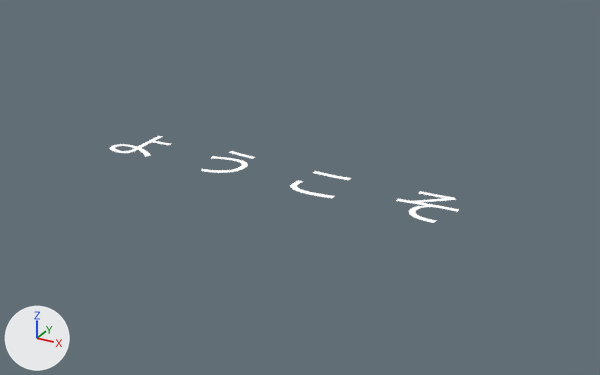
What one commit did to the Blender file rendermarker.welcome%ja.blend.
Before and after are seen from a 50 mm lens placed at (6.75, -12.44, 5.56), pointed at (0.42, -0.92, -0.2). The lights are fixed; the arrows at lower left show +X, +Y and +Z. Text is drawn in Blender's own font.

In view in the first picture: 'Text.058'.
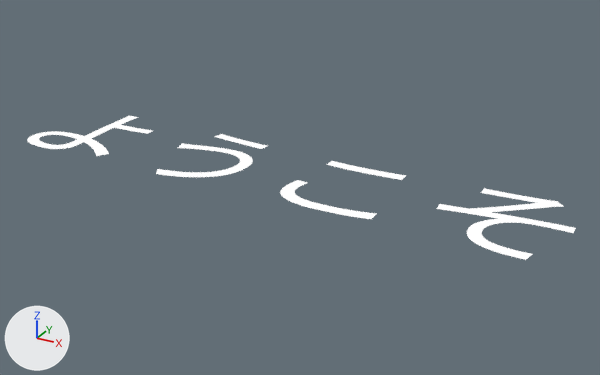
Location of each change, (x1, y1, x2, y2) in pixels of the pictures (600 x 375 px):
'Text.058', reshaped (57% wider, 65% taller)
    before: (110, 136, 459, 223)
    after: (27, 116, 576, 260)

Edits to the bpy script that builds the scene:
```text
Change txt_text_268:
    remove txt_text_268.space_character = 1.9
    txt_text_268.size: 1.285 -> 2.665
    txt_text_268.space_line: 0.6 -> 0.29
```
